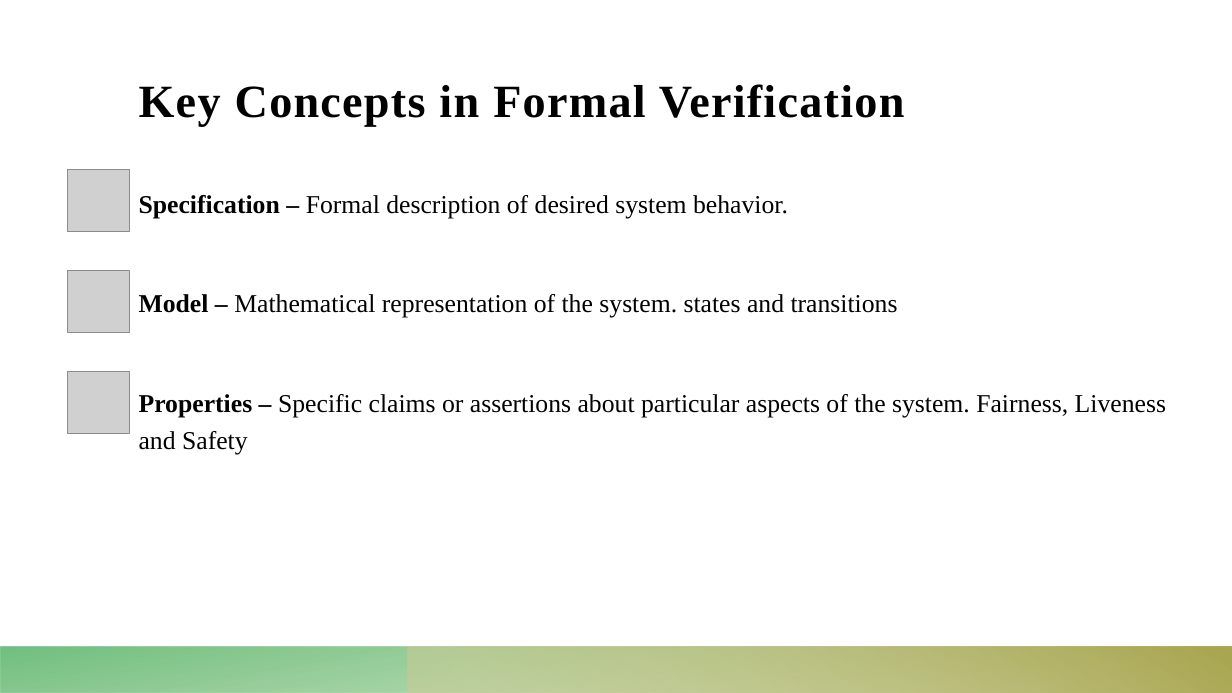
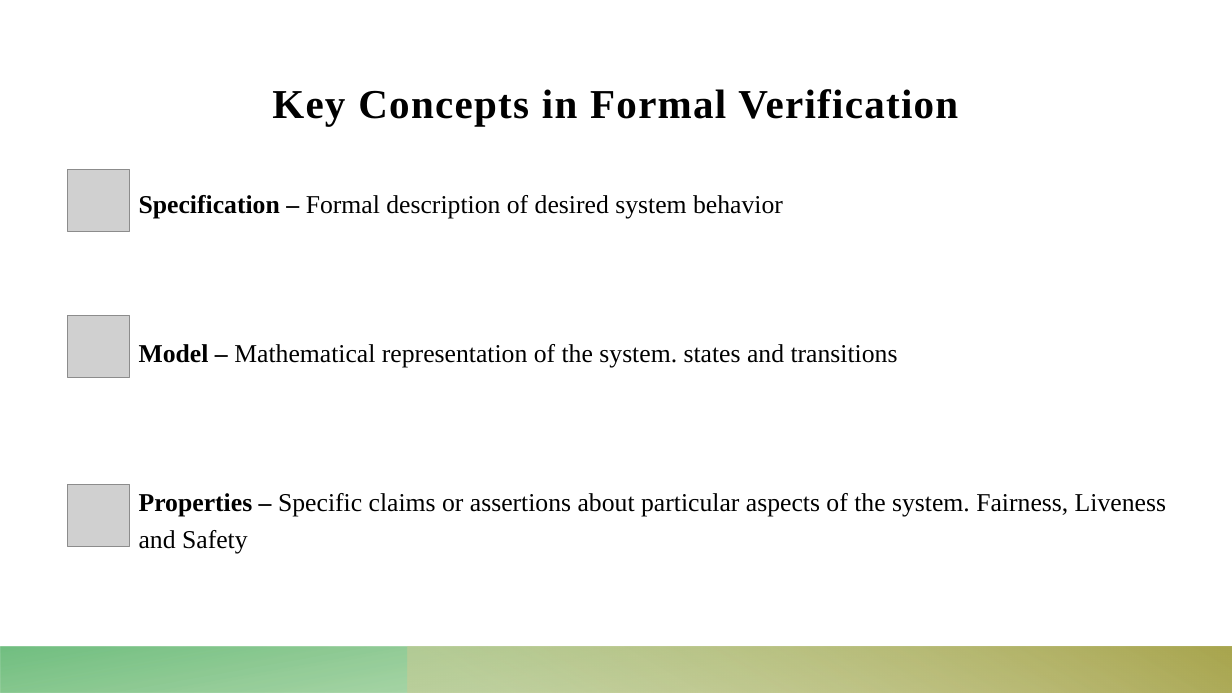
Before and after one commit to Dekel23/Sokoban-DRL, a slide deck: slide 3 of presentation.pptx. Drawn at 1232x693 pixels with LibreOffice and Linux fonts; fonts in the diff are those of the drawing; grey boxes stand for pictures. Boxes give left, top, right and bottom in pixels: in the first picture for what was removed or moved away, otherwise in the second. Text is boxed around its words. In the diff, an @@ line names an element or a change of style, - is before the commit and + after.

```diff
--- a/presentation.pptx
+++ b/presentation.pptx
@@ title "Key Concepts in Formal Verification": place and size @@
-title "Key Concepts in Formal Verification" at box(139, 84, 905, 126)
+title "Key Concepts in Formal Verification" at box(272, 89, 958, 126)
@@ title "Key Concepts in Formal Verification" at box(272, 89, 958, 126): size 36 to 32 pt; alignment left to centre @@
@@ text at box(139, 195, 783, 218): text changed @@
-Specification – Formal description of desired system behavior.
+Specification – Formal description of desired system behavior
@@ picture: place and size @@
-picture at box(67, 271, 129, 333)
+picture at box(67, 315, 129, 377)
@@ picture: place and size @@
-picture at box(67, 372, 129, 433)
+picture at box(67, 484, 129, 546)
```
Also in this commit, not shown: 2 other slides changed, 4 slides added, 9 other files.
